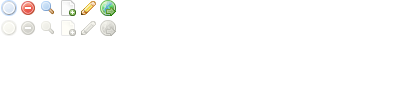
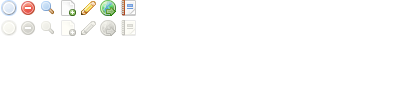
Before/after of a 400px x 100px layered artwork. What changed in the layer stack:
added layer "blog" above "blog off" over [120, 0, 136, 16]
added layer "blog off" (40%) above "default" over [120, 20, 136, 36]
